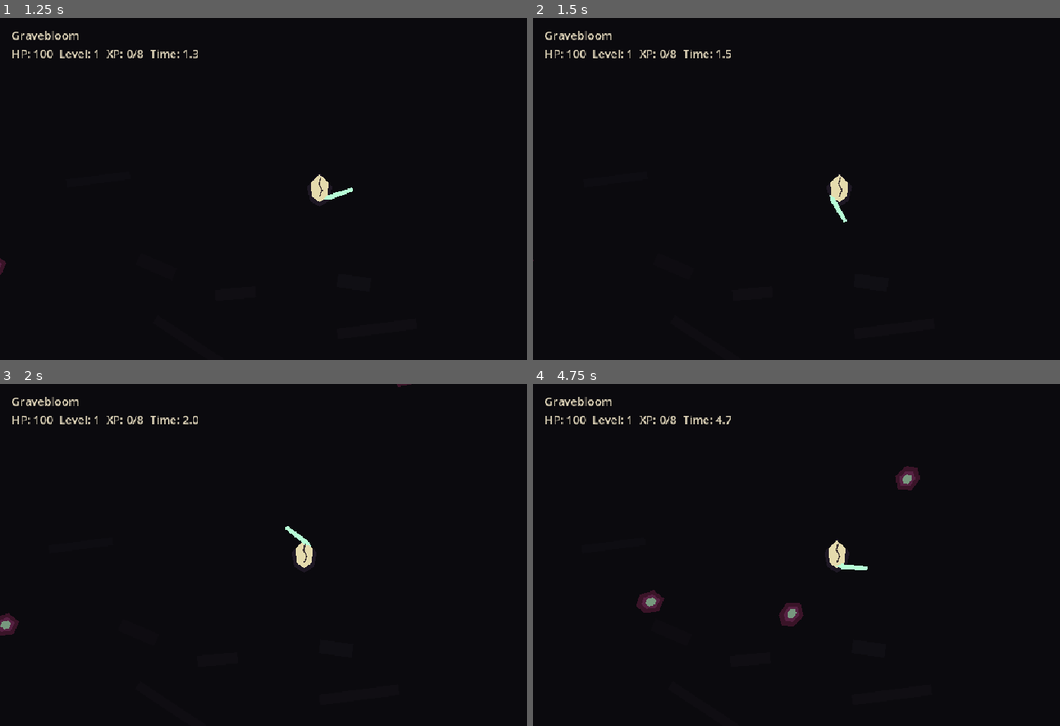
Above: before the commit, frames 1-4 (two rows, left to right).
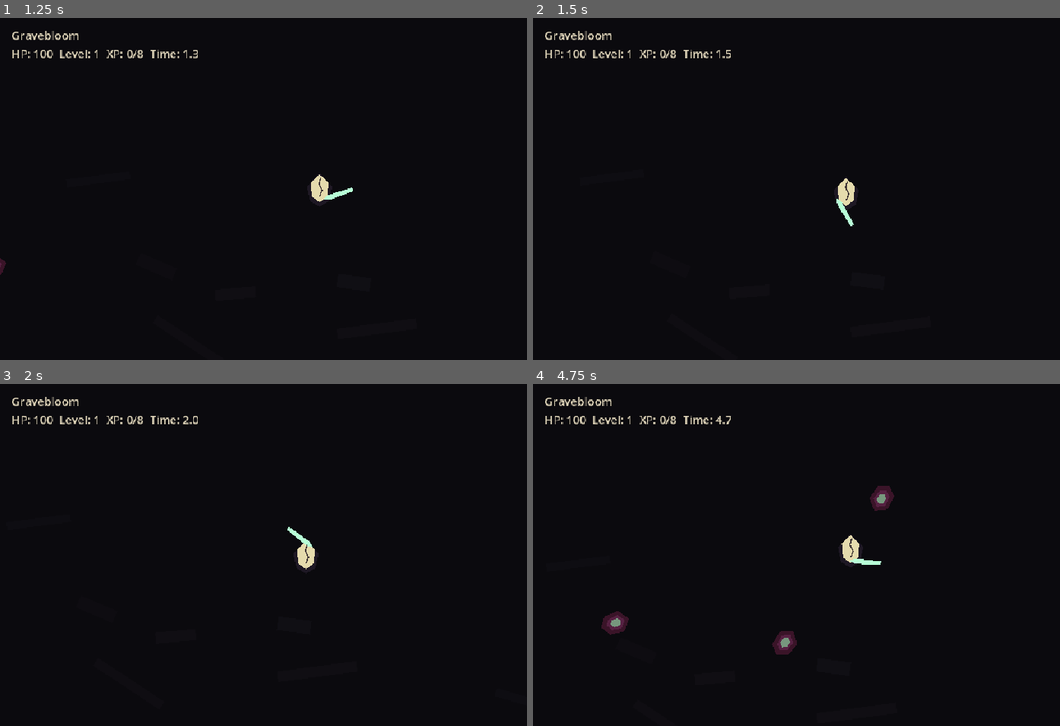
Above: after the commit, the same moments.

Repository: kotlinhustle/gravebloom
Game: Godot game, scene res://scenes/main.tscn
The game is run twice, just before and just after one commit, with the same random seed, the same clock (stepped at 60 frames per second) and the same inputs.
Inputs (mouse positions are in pixels of both pictures, inside the frame that each line leads up to):
- Up to frame 1 (1.25 s): tap Enter at 0.5 s; move the mouse to (437, 171) at 0.52 s; hold D from 0.53 s (still down); click (437, 171) at 0.67 s
- Up to frame 2 (1.5 s): release D at 1.25 s; drag from (717, 206) to (807, 257) at 1.27 s
- Up to frame 3 (2 s): no input
- Up to frame 4 (4.75 s): move the mouse to (896, 479) at 2.02 s; hold D 2.03-2.75 s; click (896, 479) at 2.17 s; drag from (807, 623) to (654, 503) at 2.77 s; move the mouse to (1017, 606) at 3.52 s; hold A 3.53-4.25 s; click (1017, 606) at 3.67 s; drag from (654, 503) to (743, 469) at 4.27 s

Frame 1 is identical in both runs. In frame 2, 0.4% of the frame differs, in the area x 0-62%, y 45-72%; in frame 3, 0.3%; in frame 4, 2.0%, in the area x 12-74%, y 24-80%.

Commit message:
Use polling for mouse drag movement

Diff:
--- a/scripts/player.gd
+++ b/scripts/player.gd
@@ -72,12 +72,14 @@
 			touch_direction = Vector2.ZERO
 
 func _update_mouse_drag_direction() -> void:
-	if not mouse_drag_active:
-		return
 	if not Input.is_mouse_button_pressed(MOUSE_BUTTON_LEFT):
 		mouse_drag_active = false
 		touch_direction = Vector2.ZERO
 		return
+	if not mouse_drag_active:
+		mouse_drag_active = true
+		mouse_drag_start = get_viewport().get_mouse_position()
+		touch_start = mouse_drag_start
 	_update_touch_direction(get_viewport().get_mouse_position())
 
 func _update_touch_direction(pointer_position: Vector2) -> void:
